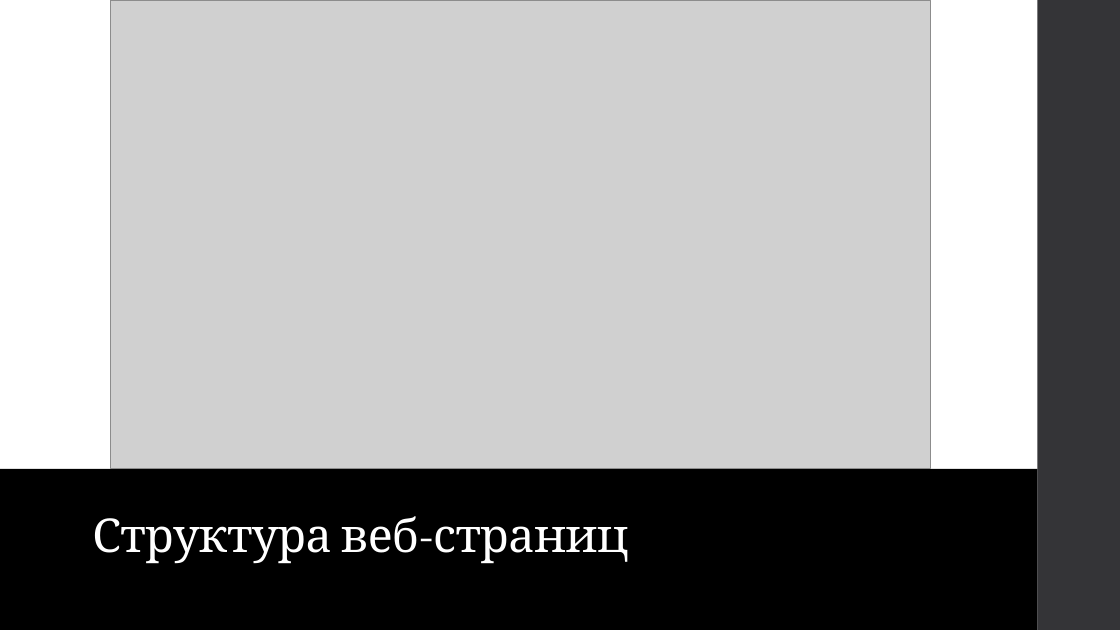
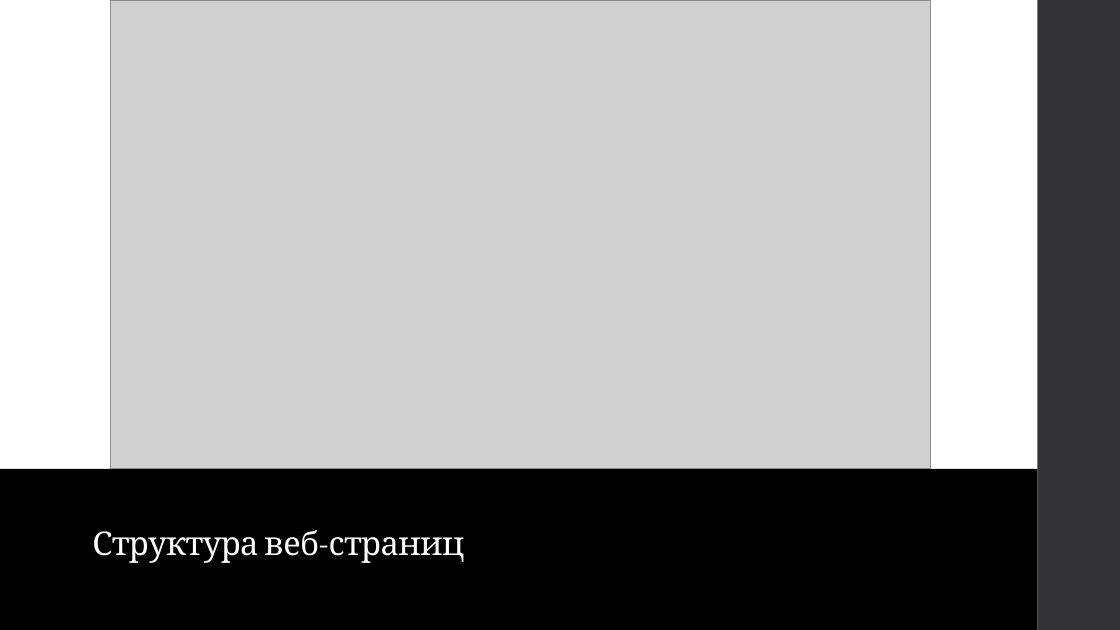
Before and after one commit to ipaingo/study, a slide deck: slide 4 of вебы/презентация/Веб-сервис для коллективных переводов.pptx. Drawn at 1120x630 pixels with LibreOffice and Linux fonts; fonts in the diff are those of the drawing; grey boxes stand for pictures. Boxes give left, top, right and bottom in pixels: in the first picture for what was removed or moved away, otherwise in the second. Text is boxed around its words. In the diff, an @@ line names an element or a change of style, - is before the commit and + after.

```diff
--- a/вебы/презентация/Веб-сервис для коллективных переводов.pptx
+++ b/вебы/презентация/Веб-сервис для коллективных переводов.pptx
@@ title "Структура веб-страниц" at box(92, 530, 465, 563): size 40 to 28 pt @@
```
Also in this commit, not shown: 4 other slides changed, 16 slides added, 4 slides removed.
